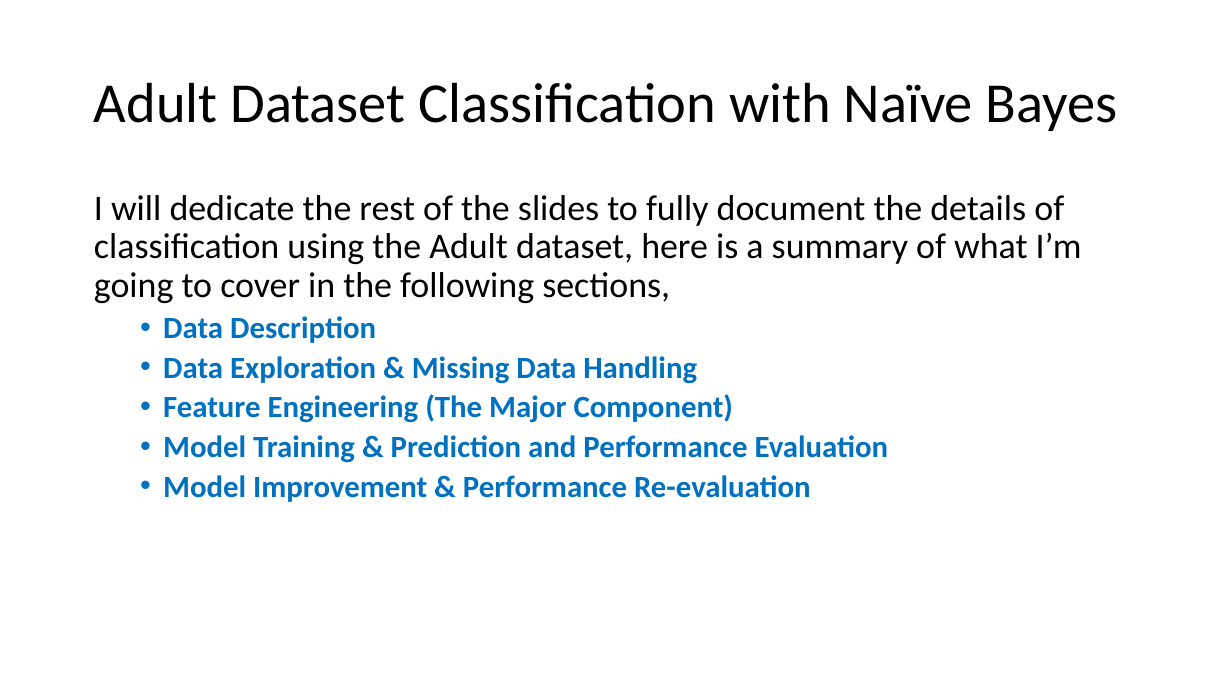
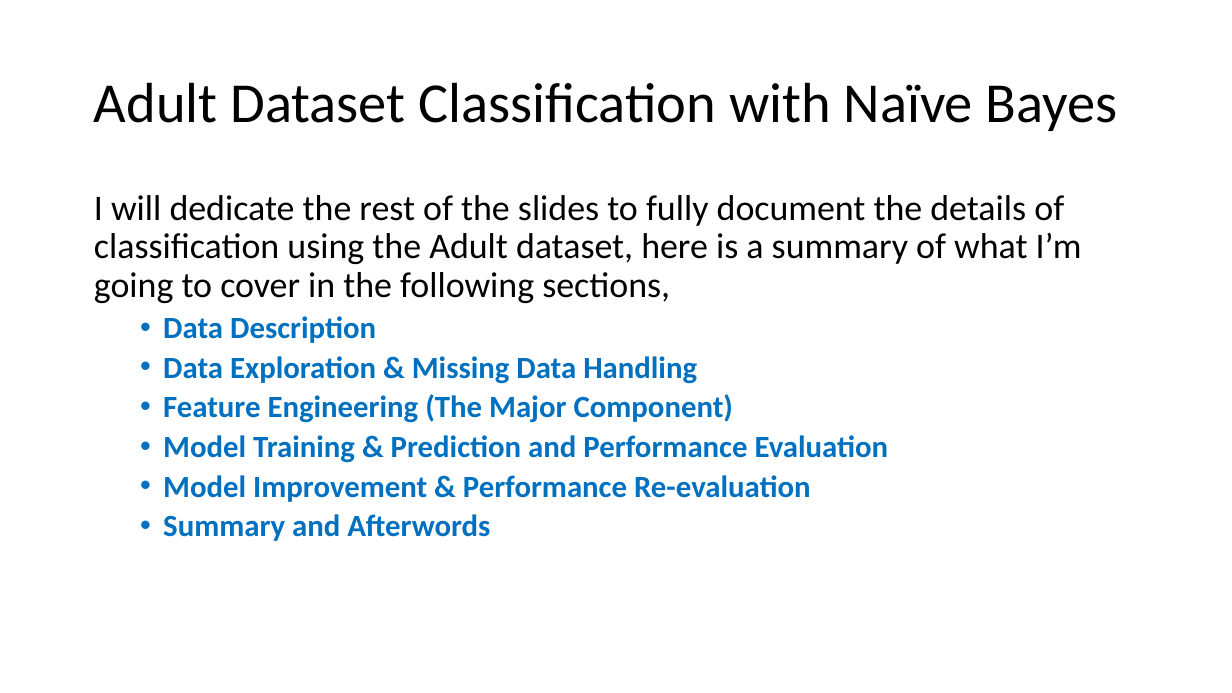
Before and after one commit to lifengzhi/msa_mh8101_or1_lp, a slide deck: slide 5 of mh8111_assignment/NaiveBayes.pptx. Drawn at 1232x693 pixels with LibreOffice and Linux fonts; fonts in the diff are those of the drawing. Boxes give left, top, right and bottom in pixels: in the first picture for what was removed or moved away, otherwise in the second. Text is boxed around its words. In the diff, an @@ line names an element or a change of style, - is before the commit and + after.

```diff
--- a/mh8111_assignment/NaiveBayes.pptx
+++ b/mh8111_assignment/NaiveBayes.pptx
@@ text at (x1=163, y1=514, x2=490, y2=541): paragraph added @@
+  • Summary and Afterwords
```
Also in this commit, not shown: 1 slide added.
